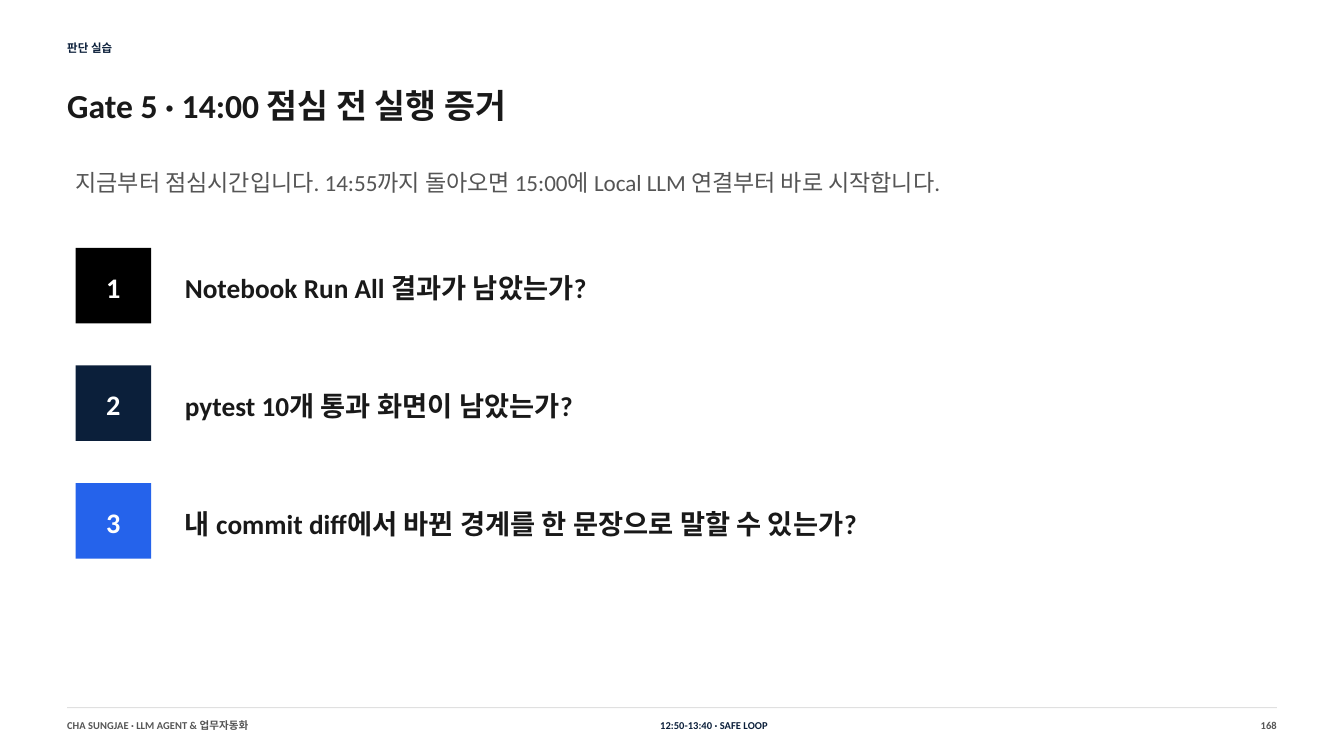
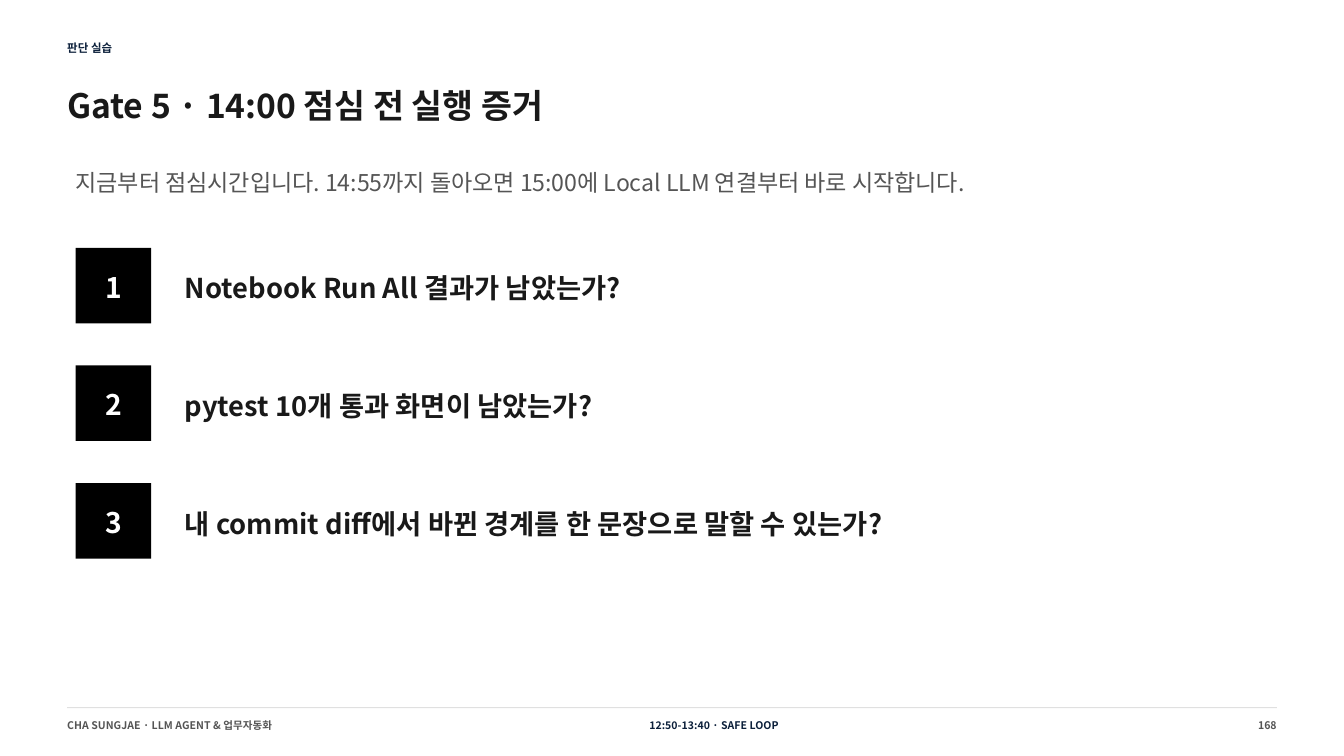
Before and after one commit to smilesjcha/llm-agent-and-workflow-automation, a slide deck: slide 168 of slides/IPA_LLM_Agent_업무자동화_Day1_2026-08-23_MUSINSA_PARTS_270p.pptx. Drawn at 1344x756 pixels with LibreOffice and Linux fonts; fonts in the diff are those of the drawing. Boxes give left, top, right and bottom in pixels: in the first picture for what was removed or moved away, otherwise in the second. Text is boxed around its words. In the diff, an @@ line names an element or a change of style, - is before the commit and + after.

```diff
--- a/slides/IPA_LLM_Agent_업무자동화_Day1_2026-08-23_MUSINSA_PARTS_270p.pptx
+++ b/slides/IPA_LLM_Agent_업무자동화_Day1_2026-08-23_MUSINSA_PARTS_270p.pptx
@@ rectangle at (x1=76, y1=365, x2=151, y2=441): fill #0B1F3A to #000000 @@
@@ rectangle at (x1=76, y1=483, x2=151, y2=559): fill #2563EB to #000000 @@
@@ font Calibri to Noto Sans CJK KR in 11 elements at (x1=67, y1=90, x2=543, y2=121), (x1=67, y1=720, x2=272, y2=730), (x1=649, y1=721, x2=779, y2=729), (x1=1258, y1=721, x2=1277, y2=729), (x1=76, y1=171, x2=964, y2=193), (x1=105, y1=277, x2=122, y2=298), (x1=185, y1=275, x2=621, y2=301), (x1=105, y1=393, x2=122, y2=415), (x1=185, y1=393, x2=592, y2=422), (x1=105, y1=511, x2=122, y2=534), (x1=185, y1=511, x2=882, y2=537) @@
```
Also in this commit, not shown: 269 other slides changed, 7 other files.
